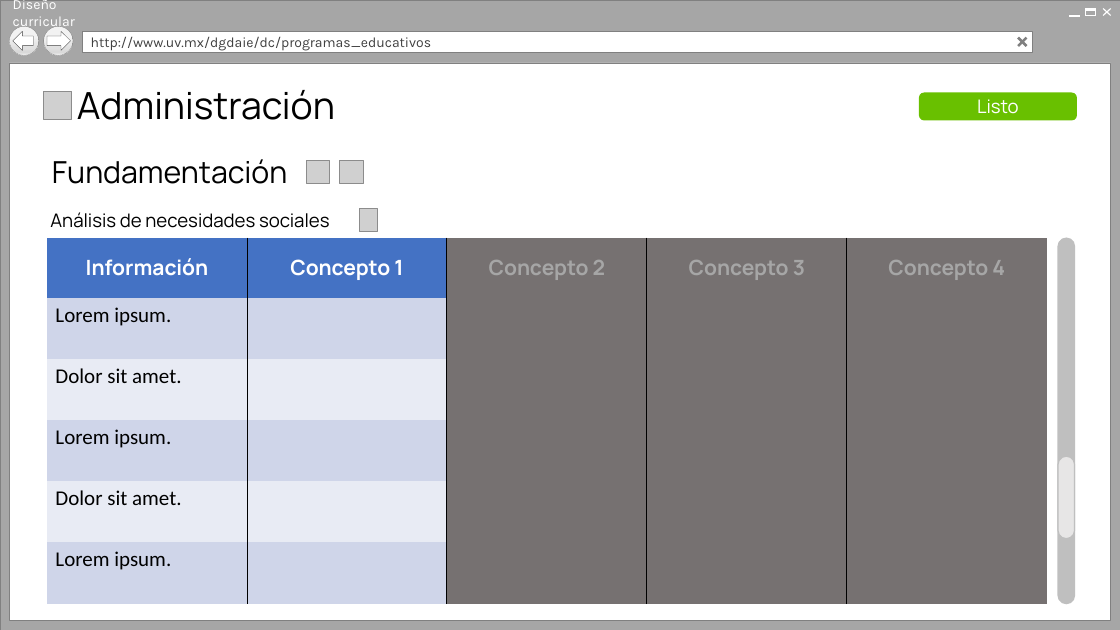
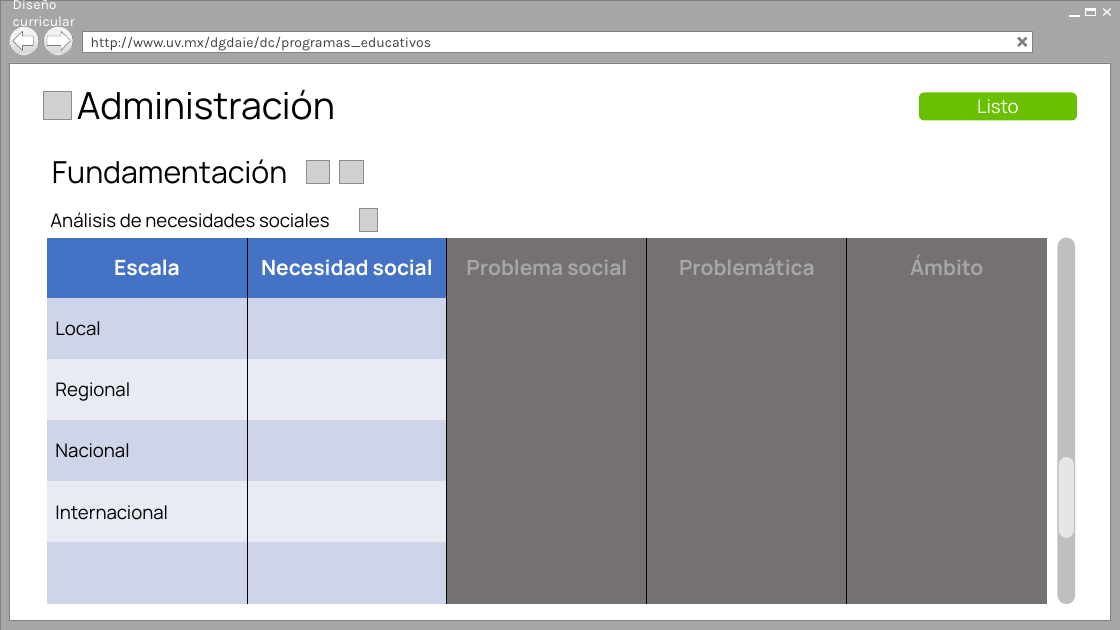
Before and after one commit to Senzho/DISENO_CURRICULAR_SS_05_2019, a slide deck: slide 22 of Diseño/Prototipos V2.pptx. Drawn at 1120x630 pixels with LibreOffice and Linux fonts; fonts in the diff are those of the drawing; grey boxes stand for pictures; background and template pictures are left out. Boxes give left, top, right and bottom in pixels: in the first picture for what was removed or moved away, otherwise in the second. Text is boxed around its words. In the diff, an @@ line names an element or a change of style, - is before the commit and + after.

Commit message:
Update Prototipos V2.pptx
1. Ejemplo real de tabla en información.
2. Tabla apegada.

```diff
--- a/Diseño/Prototipos V2.pptx
+++ b/Diseño/Prototipos V2.pptx
@@ table at box(47, 238, 1047, 604) @@
-row 1: Información | Concepto 1 | Concepto 2 | Concepto 3 | Concepto 4
+row 1: Escala | Necesidad social | Problema social | Problemática | Ámbito
-row 2, column 1: Lorem ipsum.
+row 2, column 1: Local
-row 3, column 1: Dolor sit amet.
+row 3, column 1: Regional
-row 4, column 1: Lorem ipsum.
+row 4, column 1: Nacional
-row 5, column 1: Dolor sit amet.
+row 5, column 1: Internacional
-row 6, column 1: Lorem ipsum.
+row 6, column 1: 
```
Also in this commit, not shown: 1 other slide changed.
